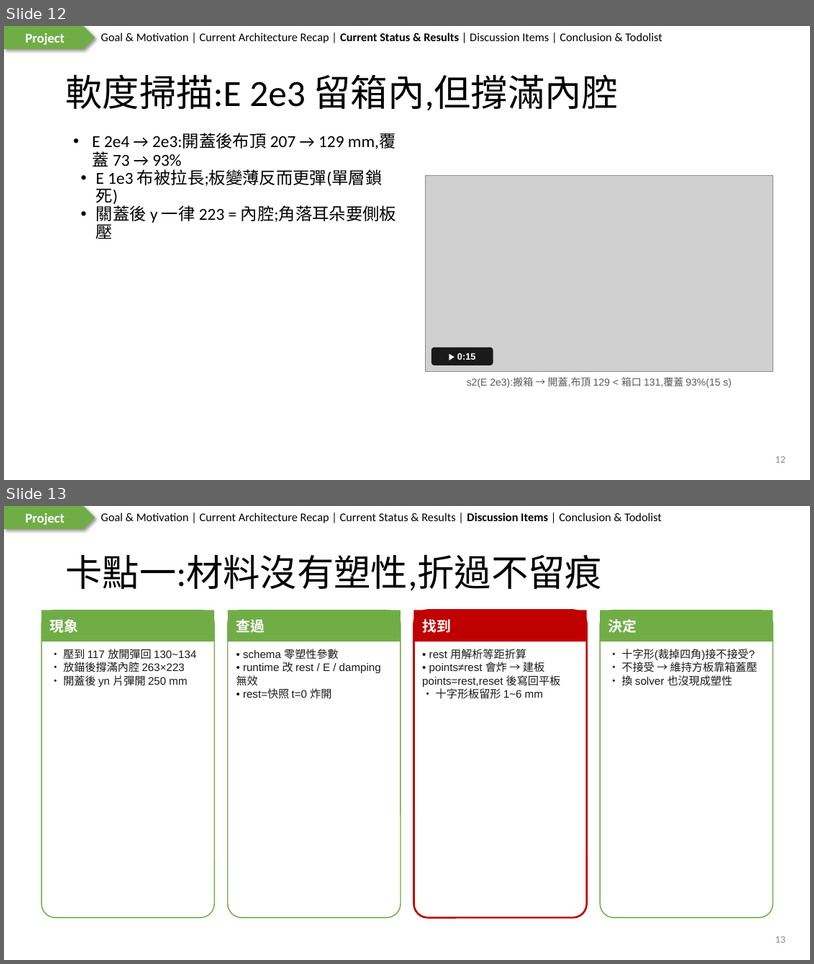
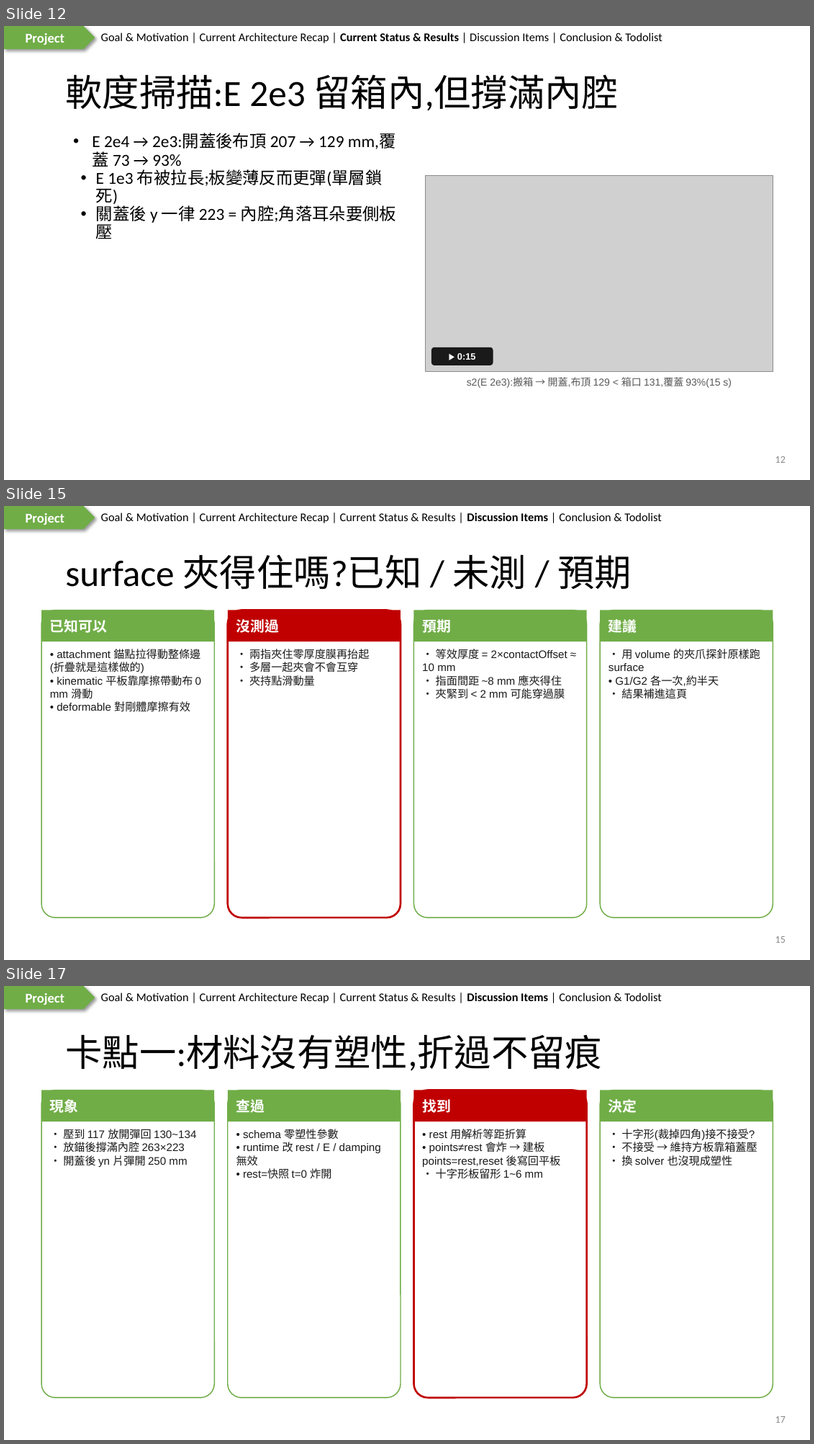
Before and after one commit to wyattsheu/sim-forge, a slide deck: sims/fr3_bubblewrap_pack_20261007/deck/2026-10-07-Report.pptx. Shown one above the other, each under a label of ours: slides 12 and 13 before the commit, slides 12, 15 and 17 after it; the slides between them are not shown. The pictures are 814x964 and 814x1444 pixels, drawn with LibreOffice and Linux fonts; fonts in the diff are those of the drawing; grey boxes stand for pictures. Boxes give left, top, right and bottom in pixels: in the first picture for what was removed or moved away, otherwise in the second. Text is boxed around its words. In the diff, an @@ line names an element or a change of style, - is before the commit and + after.

Commit message:
deck: add surface-vs-volume comparison, thickness pitfalls, surface graspability, recommendation (24 slides)

```diff
--- a/sims/fr3_bubblewrap_pack_20261007/deck/2026-10-07-Report.pptx
+++ b/sims/fr3_bubblewrap_pack_20261007/deck/2026-10-07-Report.pptx
@@ slide 15 added at [4, 506, 810, 960], background #FFFFFF; not listed: 3 template elements that a slide beside it also shows @@
@@ title added at [65, 554, 632, 589], 44 pt, text #000000 @@
+surface 夾得住嗎?已知 / 未測 / 預期
@@ rounded rectangle added at [41, 610, 214, 917], fill #FFFFFF, outline #70AD47 1.25 pt @@
@@ rectangle added at [41, 610, 214, 641], fill #70AD47 @@
@@ rounded rectangle added at [228, 610, 401, 917], fill #FFFFFF, outline #C00000 2.25 pt @@
@@ rectangle added at [228, 610, 401, 641], fill #C00000 @@
@@ rounded rectangle added at [414, 610, 587, 917], fill #FFFFFF, outline #70AD47 1.25 pt @@
@@ rectangle added at [414, 610, 587, 641], fill #70AD47 @@
@@ rounded rectangle added at [600, 610, 774, 917], fill #FFFFFF, outline #70AD47 1.25 pt @@
@@ rectangle added at [600, 610, 774, 641], fill #70AD47 @@
@@ text added at [50, 619, 107, 633], 17 pt, text #FFFFFF, bold @@
+已知可以
@@ text added at [237, 619, 280, 633], 17 pt, text #FFFFFF, bold @@
+沒測過
@@ text added at [422, 619, 451, 633], 17 pt, text #FFFFFF, bold @@
+預期
@@ text added at [609, 616, 638, 636], 17 pt, text #FFFFFF, bold @@
+建議
@@ text added at [50, 649, 201, 712], 13 pt, text #1A1A1A @@
+• attachment 錨點拉得動整條邊(折疊就是這樣做的)
+• kinematic 平板靠摩擦帶動布 0 mm 滑動
+• deformable 對剛體摩擦有效
@@ text added at [250, 649, 369, 686], 13 pt, text #1A1A1A @@
+• 兩指夾住零厚度膜再抬起
+• 多層一起夾會不會互穿
+• 夾持點滑動量
@@ text added at [422, 649, 568, 698], 13 pt, text #1A1A1A @@
+• 等效厚度 = 2×contactOffset ≈ 10 mm
+• 指面間距 ~8 mm 應夾得住
+• 夾緊到 < 2 mm 可能穿過膜
@@ text added at [609, 649, 761, 698], 13 pt, text #1A1A1A @@
+• 用 volume 的夾爪探針原樣跑 surface
+• G1/G2 各一次,約半天
+• 結果補進這頁
@@ page number added at [776, 936, 786, 942], 12 pt, text #888888 @@
+15
@@ what was slide 13 is now slide 17 @@
@@ page number at [776, 1416, 786, 1422]: text changed @@
-13
+17
```
Also in this commit, not shown: 1 slide changed, 3 other slides added, 3 other files.
